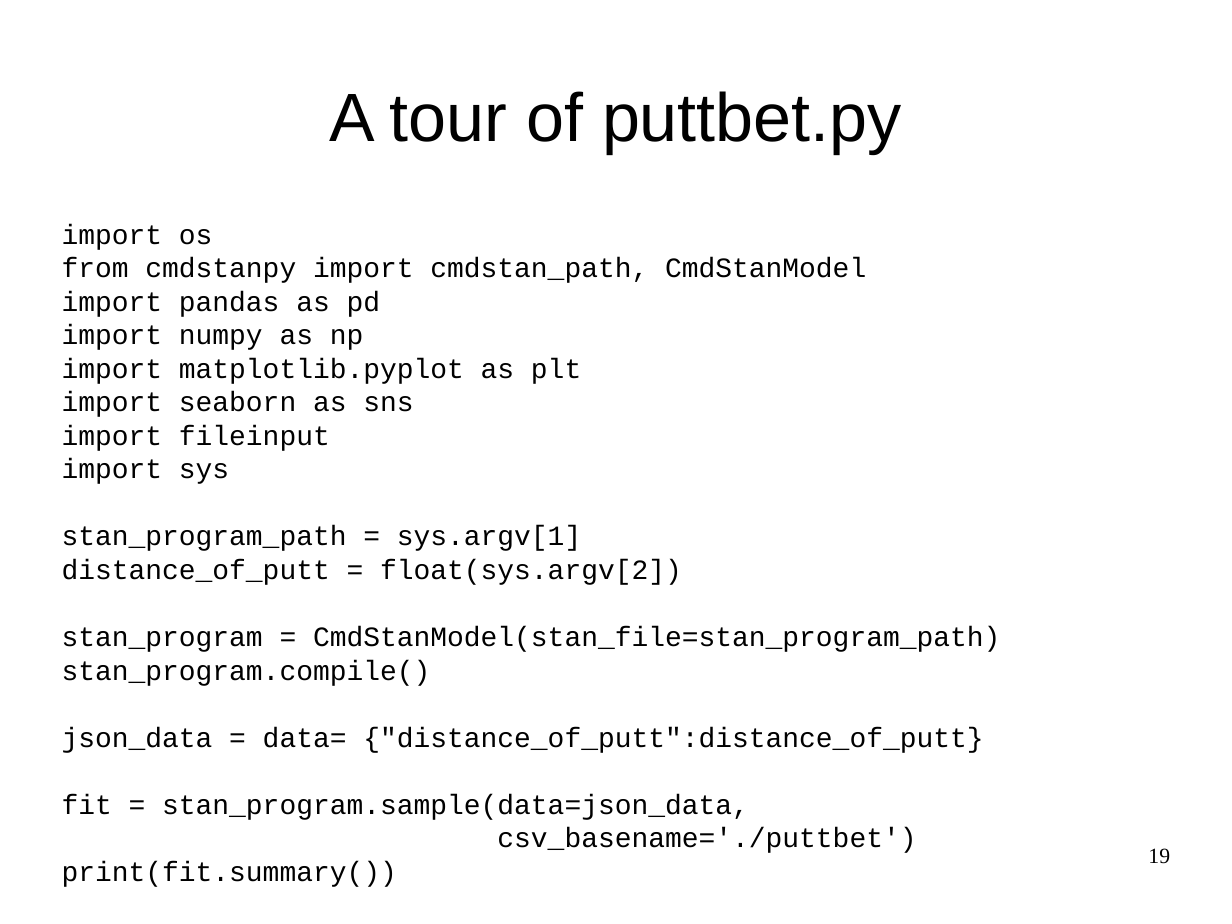
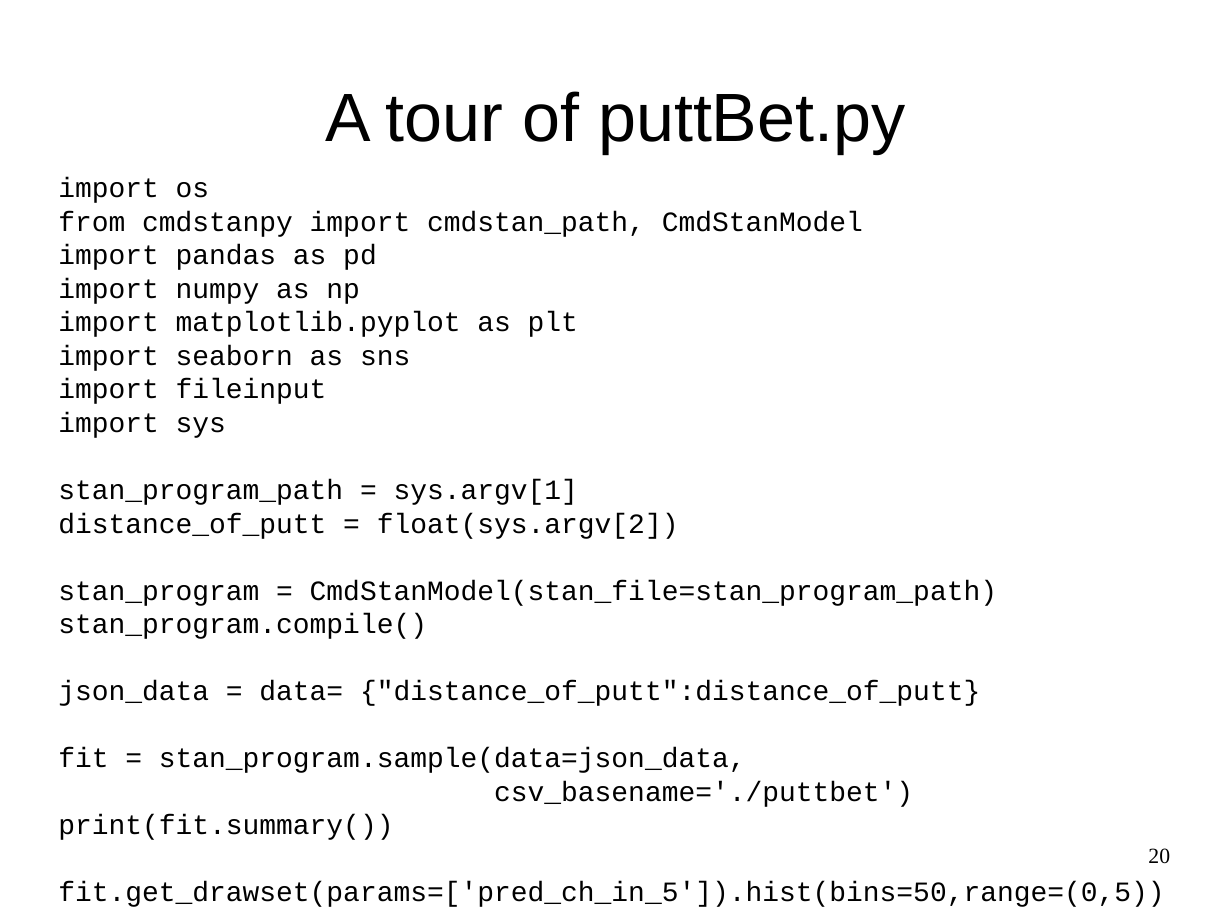
Before and after one commit to breckbaldwin/StanIsThePlanDist, a slide deck: slide 20 of slides/StanIsThePlanPyData.odp (slide 19 before the commit). Drawn at 1232x924 pixels with LibreOffice and Linux fonts; fonts in the diff are those of the drawing. Boxes give left, top, right and bottom in pixels: in the first picture for what was removed or moved away, otherwise in the second. Text is boxed around its words. In the diff, an @@ line names an element or a change of style, - is before the commit and + after.

```diff
--- a/slides/StanIsThePlanPyData.odp
+++ b/slides/StanIsThePlanPyData.odp
@@ title at box(325, 91, 905, 153): text changed @@
-A tour of puttbet.py
+A tour of puttBet.py
@@ text "import os": place and size @@
-text "import os" at box(62, 224, 1000, 887)
+text "import os" at box(58, 178, 1164, 907)
@@ page number at box(1148, 848, 1170, 864): text changed @@
-19
+20
@@ text at box(58, 882, 1164, 907): text changed @@
-fit.get_drawset(params=['prob_putt_sinks']).hist(bins=50,
-range=(0,1))
+fit.get_drawset(params=['pred_ch_in_5']).hist(bins=50,range=(0,5))
```
Also in this commit, not shown: 21 other slides changed, 4 slides added, 2 slides removed, 4 other files.
